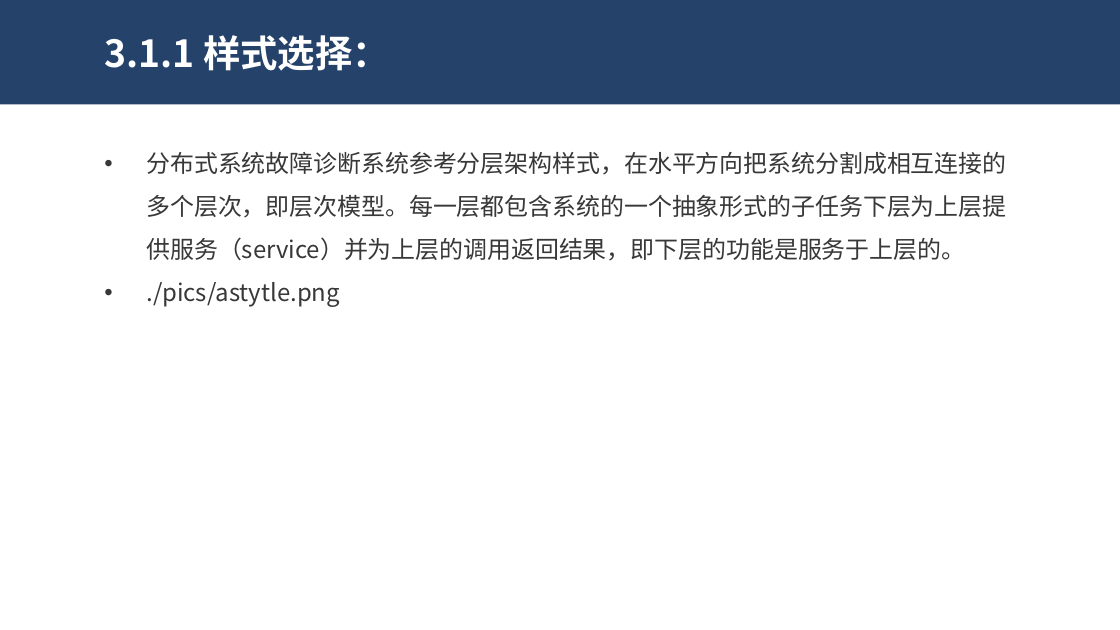
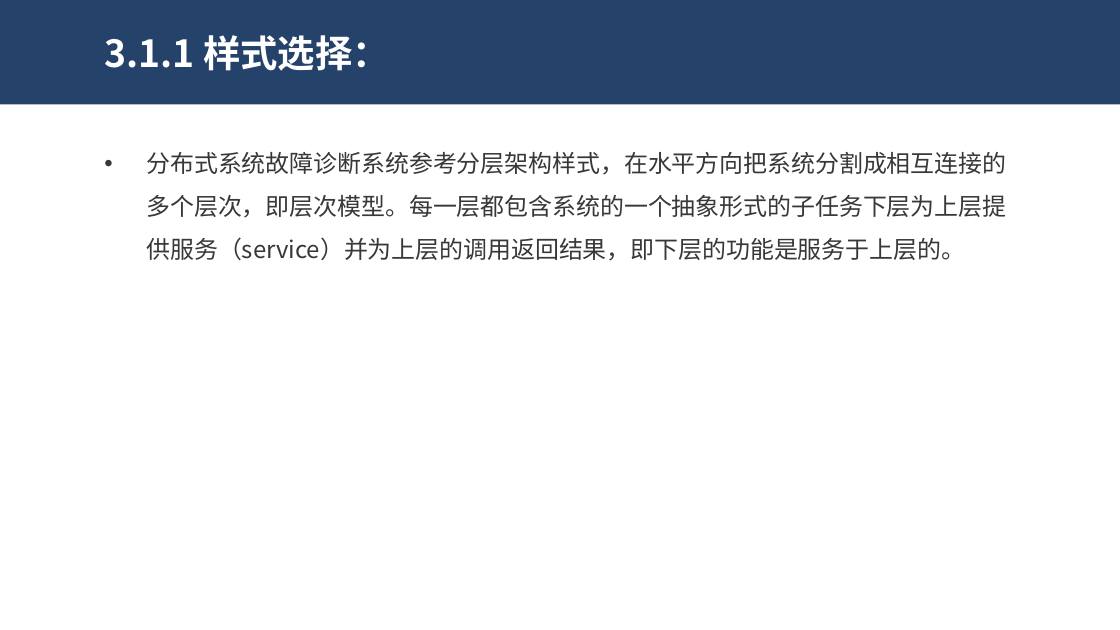
Before and after one commit to dekrt/SoftwareArchitecture, a slide deck: slide 38 of 架构设计-ArchitectureDesign/ArchitectureDesign.pptx (slide 34 before the commit). Drawn at 1120x630 pixels with LibreOffice and Linux fonts; fonts in the diff are those of the drawing. Boxes give left, top, right and bottom in pixels: in the first picture for what was removed or moved away, otherwise in the second. Text is boxed around its words. In the diff, an @@ line names an element or a change of style, - is before the commit and + after.

```diff
--- a/架构设计-ArchitectureDesign/ArchitectureDesign.pptx
+++ b/架构设计-ArchitectureDesign/ArchitectureDesign.pptx
@@ text at (146, 282, 339, 307): paragraph removed @@
-• ./pics/astytle.png
```
Also in this commit, not shown: 8 other slides changed, 5 slides added, 1 slide removed, 3 other files.
